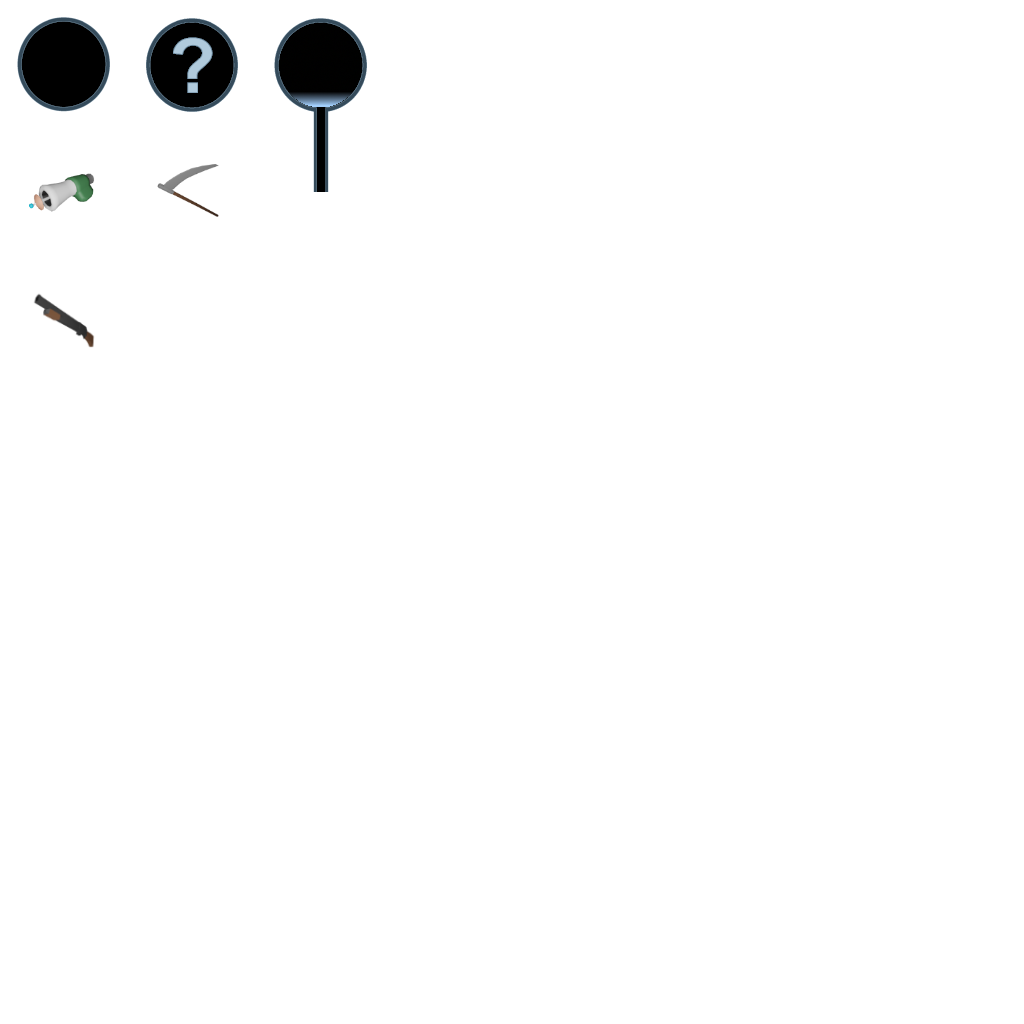
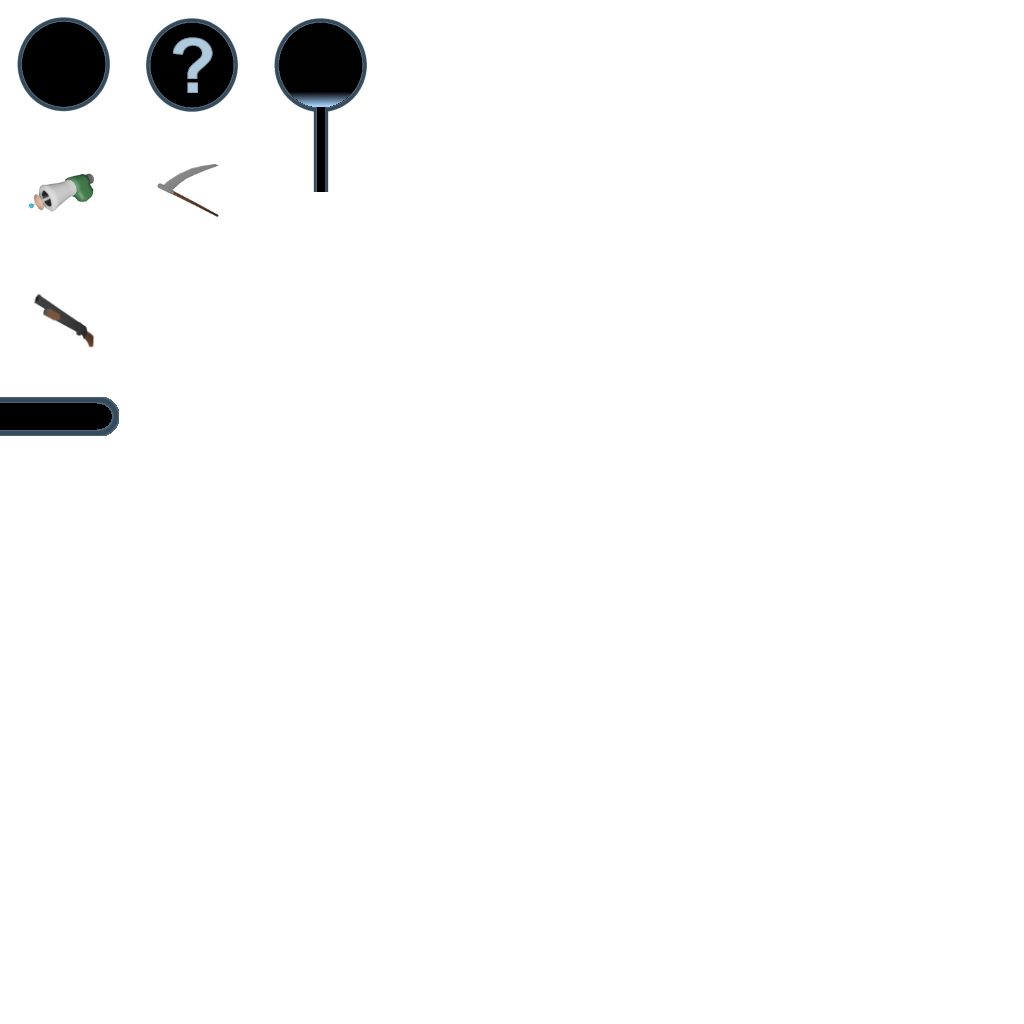
Layers edited between the first and the second 1024px x 1024px image:
added layer "croshair #2" above "croshair #1" over [0, 398, 118, 435]
added layer "croshair #1" above "Background" over [0, 397, 119, 436]
